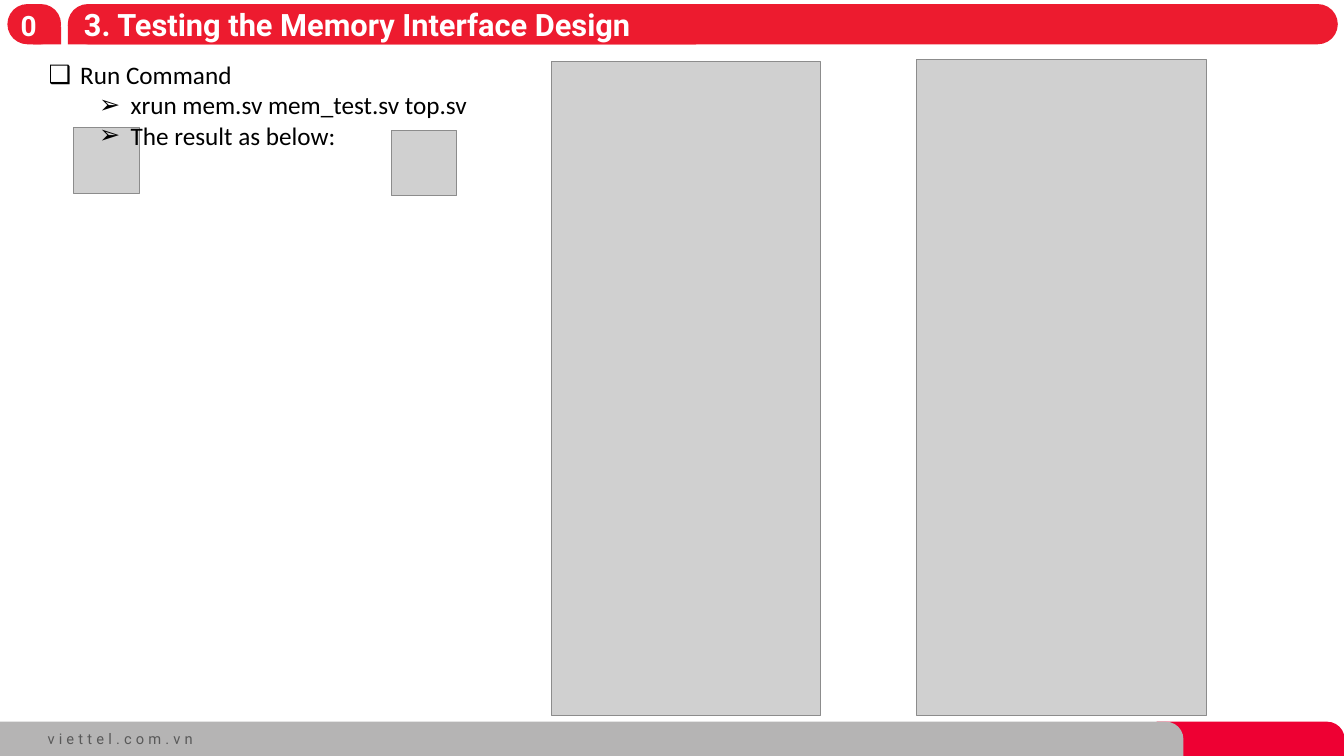
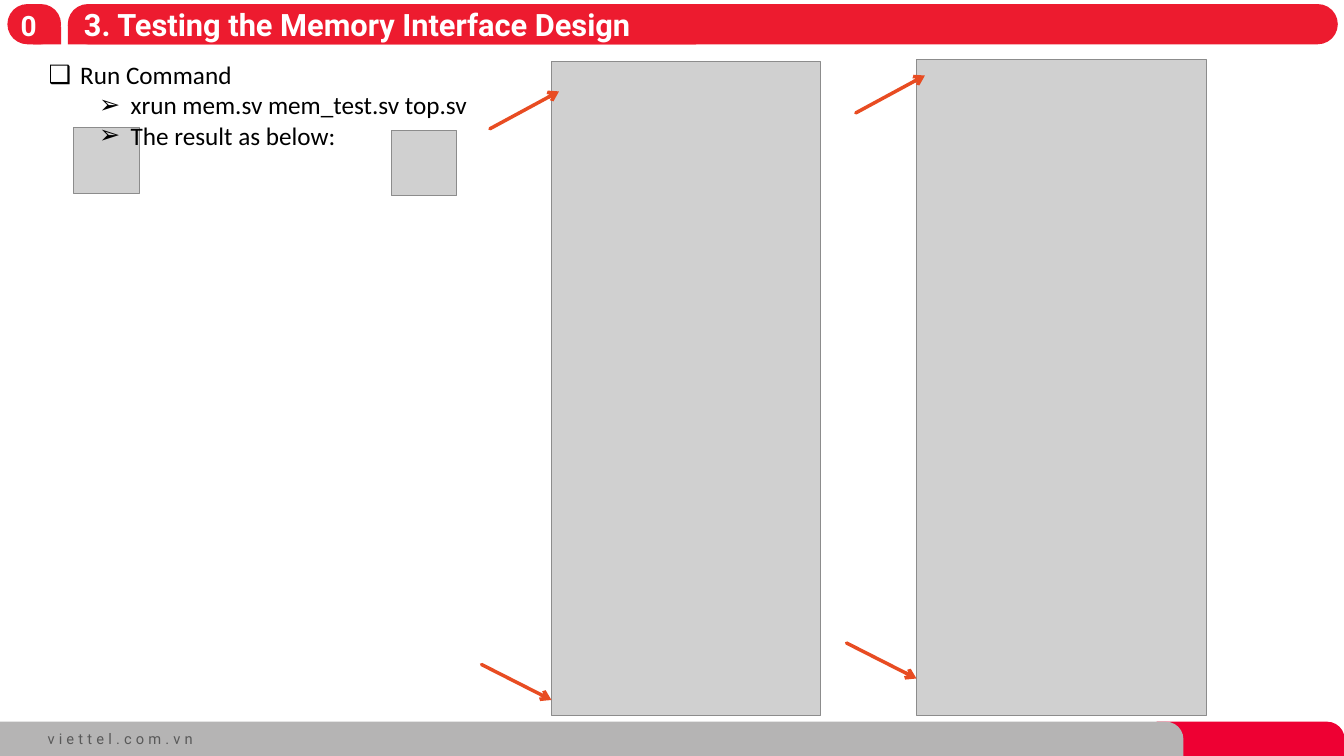
Before and after one commit to hungkem/hungkem-SystemVerilog-for-Design-and-Verification, a slide deck: slide 12 of LAB7.pptx. Drawn at 1344x756 pixels with LibreOffice and Linux fonts; fonts in the diff are those of the drawing; grey boxes stand for pictures; background and template pictures are left out. Boxes give left, top, right and bottom in pixels: in the first picture for what was removed or moved away, otherwise in the second. Text is boxed around its words. In the diff, an @@ line names an element or a change of style, - is before the commit and + after.

```diff
--- a/LAB7.pptx
+++ b/LAB7.pptx
@@ arrow added from (856, 113) to (926, 76), #E84C22 2.5 pt @@
@@ arrow added from (490, 129) to (560, 92), #E84C22 2.5 pt @@
@@ arrow added from (847, 643) to (917, 679), #E84C22 2.5 pt @@
@@ arrow added from (482, 664) to (552, 700), #E84C22 2.5 pt @@
```
Also in this commit, not shown: 4 other slides changed, 8 other files.
